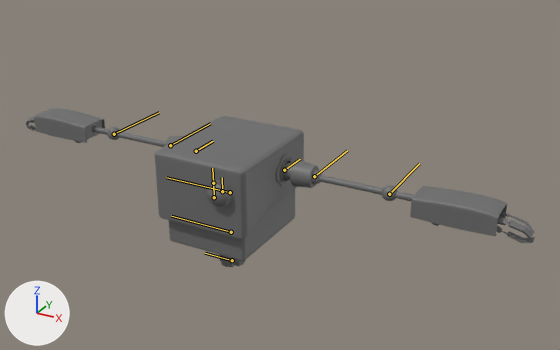
One commit to the FBX model Assets/Models/Player.fbx: the scene before it, then after it.
Camera for both pictures: a 50 mm lens placed at (1.001, -1.552, 0.901), pointed at (0.12, 0.049, 0.1). The axes (+X, +Y, +Z) are drawn at lower left. The lights are the same throughout. The first picture is the older version. The bones that change, and the others that lie on the model, are drawn over the model as lines.

Objects in the first picture: 'Robot'.
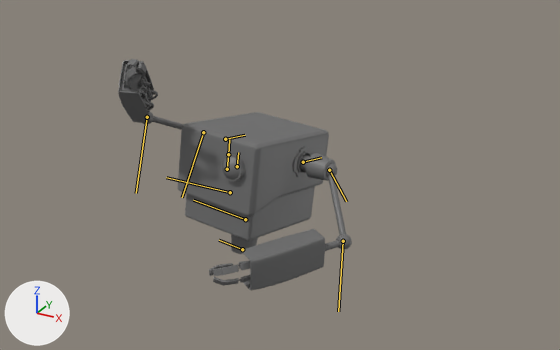
Commit message: Energy Cannon Placeholders

The newer file adds an action. The first version stands in its rest pose; the second is drawn at frame 67 of the action 'GetCannon'.

Boxes [x1, y1, x2, y2] around the edits, measured in the pictures (560 x 350 px):
```json
{"object": "Robot", "change": "posed", "before": [26, 108, 535, 267], "after": [118, 59, 352, 290], "on screen": "54% narrower, 45% taller"}
{"bone": "game_bottom2_C", "before": "(232, 260) to (205, 253)", "after": "(242, 249) to (219, 240)"}
{"bone": "game_arm2_L", "before": "(314, 176) to (347, 150)", "after": "(329, 170) to (346, 201)"}
{"bone": "game_arm3_L", "before": "(389, 194) to (419, 163)", "after": "(343, 241) to (338, 311)"}
{"bone": "game_arm2_R", "before": "(170, 145) to (210, 123)", "after": "(203, 132) to (182, 197)"}
{"bone": "game_arm3_R", "before": "(114, 134) to (159, 112)", "after": "(147, 117) to (136, 193)"}
```

Scene script edits in JSON lines:
```json
{"block": "bone_game_root_c", "where": "bone_game_root_c = bpy.data.objects['joints'].pose.bones['game_root_C']  # child of 'game_joints'"}
{"op": "set", "path": "bone_game_root_c.rotation_quaternion", "old": "(1.0, 0.0, 0.0, 0.0)", "new": "(0.99, 0.0, -0.139, 0.0)", "note": "degrees (0, 0, 0) -> degrees (0, -16, 0)"}
{"block": "bone_game_bottom2_c", "where": "bone_game_bottom2_c = bpy.data.objects['joints'].pose.bones['game_bottom2_C']  # child of 'game_root_C'"}
{"op": "set", "path": "bone_game_bottom2_c.rotation_quaternion", "old": "(1.0, 0.0, 0.0, 0.0)", "new": "(0.973, -0.082, 0.218, 0.004)", "note": "degrees (0, 0, 0) -> degrees (-10, 25, -2)"}
{"block": "bone_game_arm2_l", "where": "bone_game_arm2_l = bpy.data.objects['joints'].pose.bones['game_arm2_L']  # child of 'game_arm1_L'"}
{"op": "set", "path": "bone_game_arm2_l.rotation_quaternion", "old": "(1.0, 0.0, 0.0, 0.0)", "new": "(0.832, -0.328, 0.439, -0.088)", "note": "degrees (0, 0, 0) -> degrees (-57, 42, -36)"}
{"block": "bone_game_arm3_l", "where": "bone_game_arm3_l = bpy.data.objects['joints'].pose.bones['game_arm3_L']  # child of 'game_arm2_L'"}
{"op": "set", "path": "bone_game_arm3_l.rotation_quaternion", "old": "(1.0, 0.0, 0.0, 0.0)", "new": "(0.801, 0.003, 0.495, -0.337)", "note": "degrees (0, 0, 0) -> degrees (-33, 53, -62)"}
{"block": "bone_game_arm2_r", "where": "bone_game_arm2_r = bpy.data.objects['joints'].pose.bones['game_arm2_R']  # child of 'game_arm1_R'"}
{"op": "set", "path": "bone_game_arm2_r.rotation_quaternion", "old": "(1.0, 0.0, 0.0, 0.0)", "new": "(0.485, 0.601, -0.355, -0.526)", "note": "degrees (0, 0, 0) -> degrees (89, 17, -78)"}
{"block": "bone_game_arm3_r", "where": "bone_game_arm3_r = bpy.data.objects['joints'].pose.bones['game_arm3_R']  # child of 'game_arm2_R'"}
{"op": "set", "path": "bone_game_arm3_r.rotation_quaternion", "old": "(1.0, 0.0, 0.0, 0.0)", "new": "(0.902, 0.186, -0.366, -0.132)", "note": "degrees (0, 0, 0) -> degrees (33, -38, -28)"}
```
